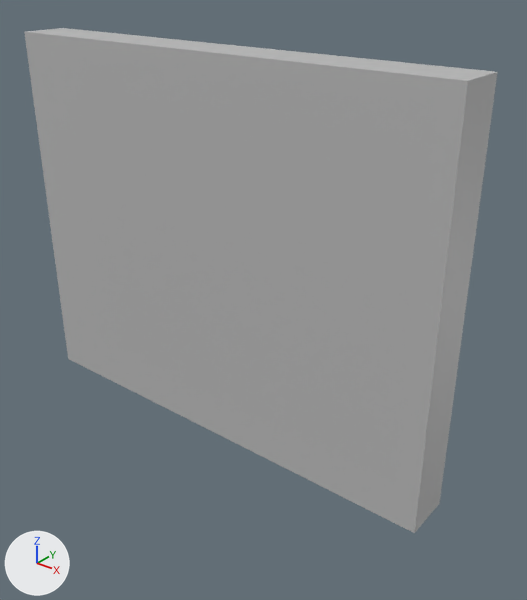
Renders of the FBX model Havoc Hotel/Assets/HavocHotel/Meshes/Window_002_Double.fbx from each side of a commit.
Both versions are drawn from a 50 mm lens placed at (1.84, -2.03, 2.13), pointed at (0.15, 0.08, 0.82). Every picture has the same lights, and +X, +Y and +Z are marked at lower left. Where no turn or scale is listed for an object, it has been applied to the vertices.

The scene before the commit, as lines of its bpy script (objects in view):
```python
me_mesh = bpy.data.meshes.new('Mesh')
me_mesh.from_pydata(...)  # a box spanning x -1.0..1.0, y -0.1..0.1, z -0.8..0.8
me_mesh.materials.append(mat_lambert1)  # grey #bcbcbc
ob_window_002_double = bpy.data.objects.new('Window_002_Double', me_mesh)
ob_window_002_double.location = (0.0, 0.0, 1.0)
```
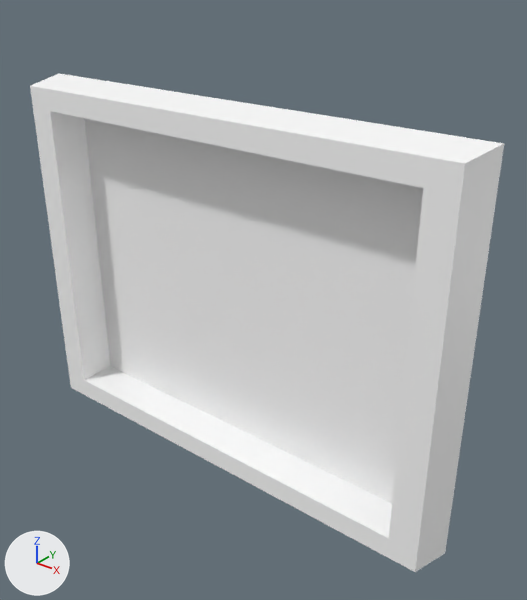
What the commit changed:
Material 'window_002_double_material' (mat_window_002_double_material) is new.
Its base color is (1.0, 1.0, 1.0) (white #ffffff).
me_mesh is used by ob_window_002_double; location (0.0, 0.0, 1.0).
me_mesh had 8 vertices, 6 faces and spanned x -1.0..1.0, y -0.1..0.1, z -0.8..0.8.
me_mesh no longer uses material mat_lambert1 (grey #bcbcbc).
me_mesh now has 32 vertices, 25 faces and spans x -1.06..1.05, y -0.09..0.09, z -0.01..1.6.
me_mesh part 1: the whole mesh is rebuilt.
me_mesh now uses material mat_window_002_double_material (white #ffffff).
Object 'Window_002_Double' (ob_window_002_double) moves from (0.0, 0.0, 1.0) to (0.0, 0.0, 0.0).

Pixel boxes [x1, y1, x2, y2] of what changed, in the pictures (527 x 600 px):
'Window_002_Double', reshaped, moved
    before: [24, 28, 498, 533]
    after: [30, 74, 504, 572]
